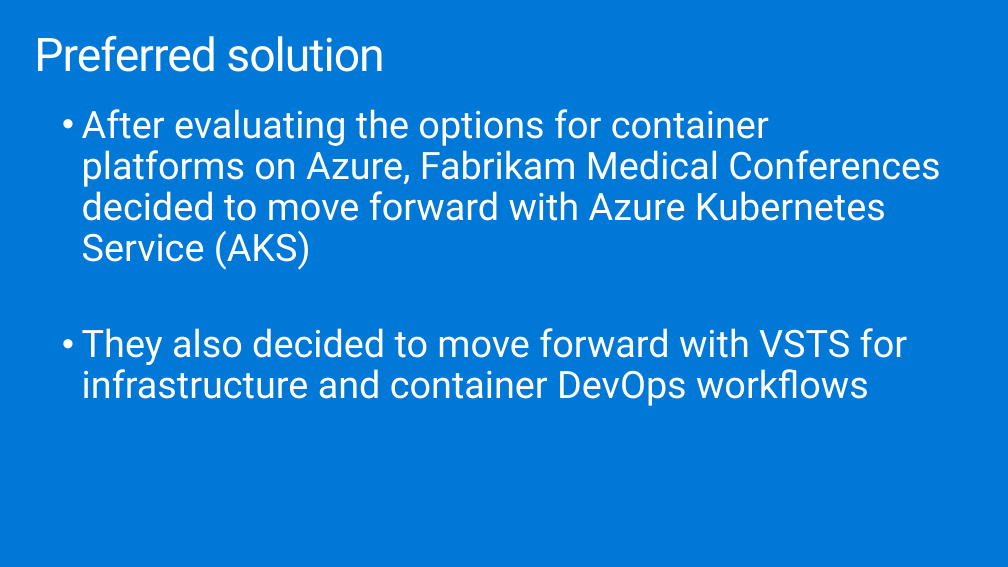
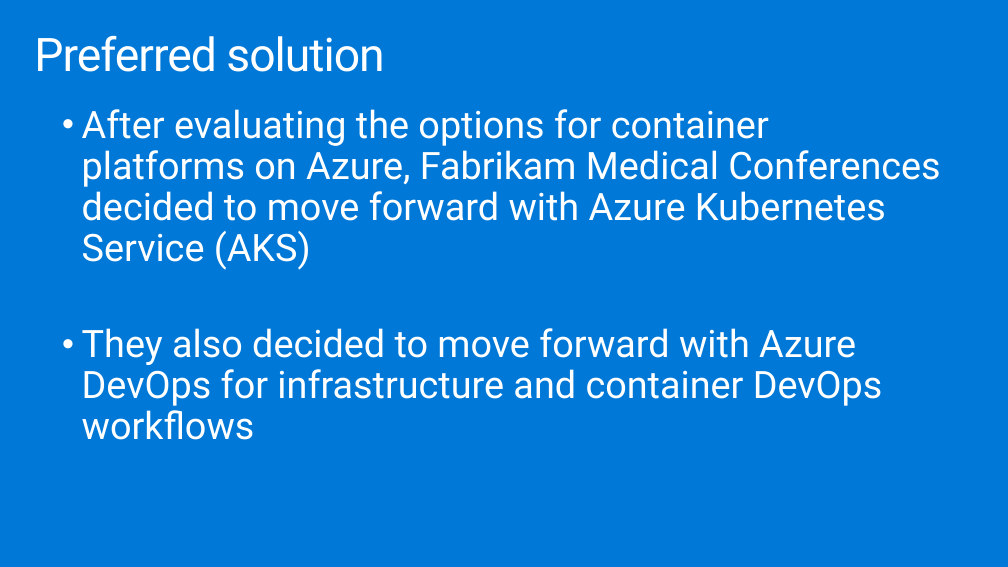
Before and after one commit to yaoshixin007/MCW-Containers-and-DevOps, a slide deck: slide 19 of Whiteboard design session/WDS trainer presentation - Containers and DevOps.pptx. Drawn at 1008x567 pixels with LibreOffice and Linux fonts; fonts in the diff are those of the drawing. Boxes give left, top, right and bottom in pixels: in the first picture for what was removed or moved away, otherwise in the second. Text is boxed around its words. In the diff, an @@ line names an element or a change of style, - is before the commit and + after.

Commit message:
Updates for Azure DevOps rebranding.

```diff
--- a/Whiteboard design session/WDS trainer presentation - Containers and DevOps.pptx
+++ b/Whiteboard design session/WDS trainer presentation - Containers and DevOps.pptx
@@ text at [82,328,883,440]: text changed @@
-  • They also decided to move forward with VSTS for infrastructure and container DevOps workflows
+  • They also decided to move forward with Azure DevOps for infrastructure and container DevOps workflows
```
Also in this commit, not shown: 2 other slides changed, 12 other files.
